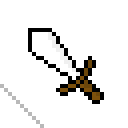
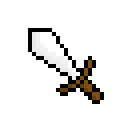
Layers edited between the first and the second (128, 128) image:
painted on "Layer" over (0, 32, 100, 128)
